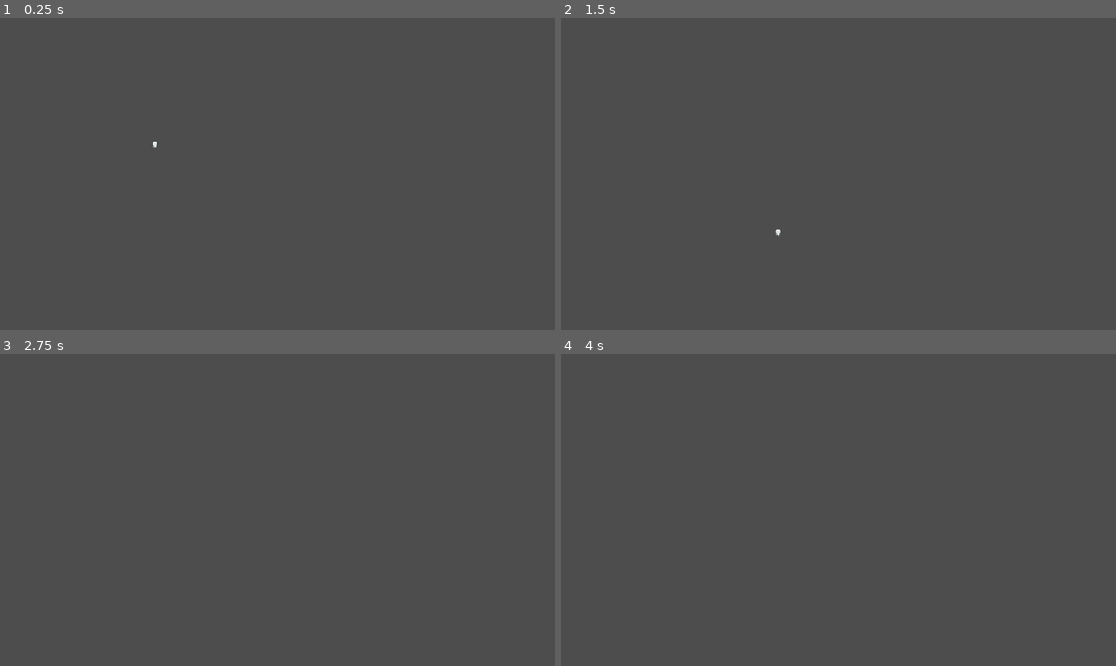
Above: before the commit, frames 1-4 (two rows, left to right).
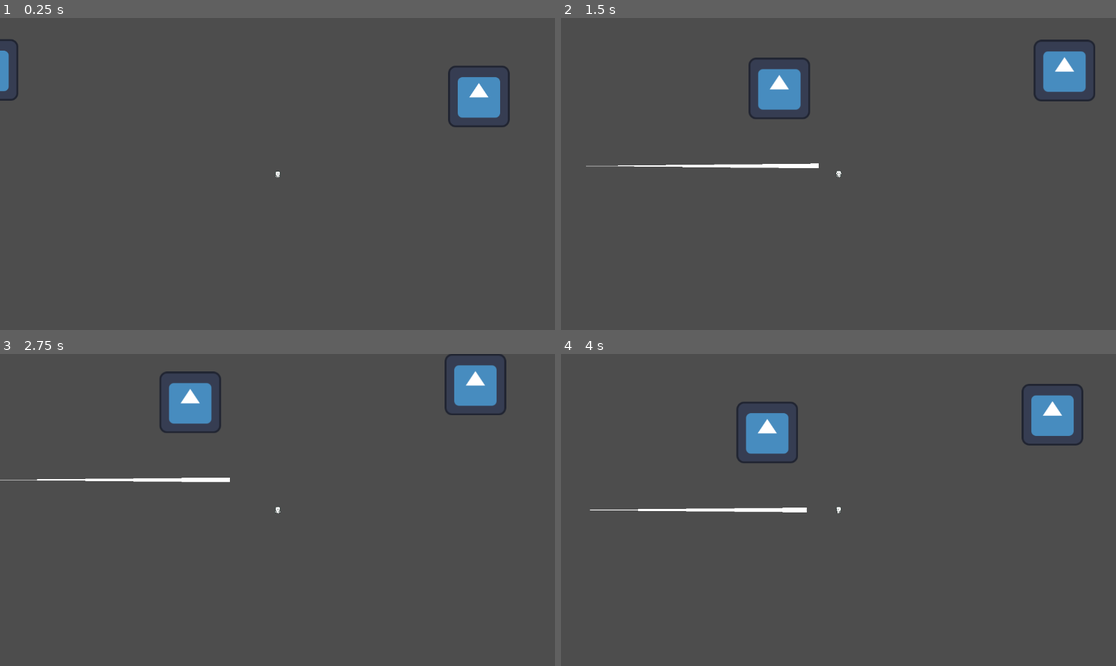
Above: after the commit, the same moments.

Repository: wilmercp28/CoRE-Project-Game
Game: Godot game, scene res://Scenes/game.tscn
Same seed, same stepped clock (60 frames per second), same inputs: the game is played once before the commit and once after it. The engine's default icon, where the game draws it, is replaced by a stand-in: a white triangle on a blue panel in a dark square.
Inputs:
- Up to frame 1 (0.25 s): no input
- Up to frame 2 (1.5 s): tap Enter (ui_accept) at 0.5, 1.35 s; hold Right (ui_right) 0.53-1.28 s; hold Enter (ui_accept) 0.53-1.28 s; hold Down (ui_down) from 1.28 s (still down)
- Up to frame 3 (2.75 s): tap Enter (ui_accept) at 1.52, 1.82 s; release Down (ui_down) at 2.03 s; hold Right (ui_right) from 2.03 s (still down); hold Enter (ui_accept) from 2.03 s (still down)
- Up to frame 4 (4 s): release Right (ui_right) at 2.78 s; release Enter (ui_accept) at 2.78 s; hold Up (ui_up) 2.78-3.53 s; tap Enter (ui_accept) at 2.85, 3.02, 3.32 s; hold Left (ui_left) from 3.53 s (still down); hold Enter (ui_accept) from 3.53 s (still down)

The runs differ from the first frame. In frame 1, 1.6% of the frame differs, in the area x 0-92%, y 6-52%; in frame 2, 3.0%, in the area x 4-97%, y 6-70%; in frame 3, 3.0%; in frame 4, 3.0%.
Error after the commit: Invalid call. Nonexistent function 'point_count' in base 'Line2D'. (res://Scripts/Entity.gd:66)

Commit message:
Dash Ability v1

Diff:
--- a/Scenes/game.tscn
+++ b/Scenes/game.tscn
@@ -1,8 +1,22 @@
-[gd_scene load_steps=2 format=3 uid="uid://oioiq0y8nmuk"]
+[gd_scene load_steps=3 format=3 uid="uid://oioiq0y8nmuk"]
 
 [ext_resource type="PackedScene" uid="uid://b5xql1kfiyvxu" path="res://Scenes/player.tscn" id="1_mvte5"]
+[ext_resource type="Texture2D" uid="uid://cgdgk5le8qbqa" path="res://icon.svg" id="2_m2lpe"]
 
 [node name="Game" type="Node2D"]
 
-[node name="CharacterBody2D" parent="." instance=ExtResource("1_mvte5")]
-position = Vector2(321, 262)
+[node name="Player" parent="." instance=ExtResource("1_mvte5")]
+
+[node name="Camara" type="Camera2D" parent="Player"]
+
+[node name="Icon" type="Sprite2D" parent="."]
+position = Vector2(418, -161)
+texture = ExtResource("2_m2lpe")
+
+[node name="Icon2" type="Sprite2D" parent="."]
+position = Vector2(-602, -216)
+texture = ExtResource("2_m2lpe")
+
+[node name="Icon3" type="Sprite2D" parent="."]
+position = Vector2(1010, -198)
+texture = ExtResource("2_m2lpe")
--- a/Scenes/player.tscn
+++ b/Scenes/player.tscn
@@ -392,10 +392,10 @@
 script = ExtResource("1_dvkjk")
 max_speed = 50.0
 acceleration = 2.0
-dash_distance = 50
-dash_timer = NodePath("Timer")
-
-[node name="AnimatedSprite2D" type="AnimatedSprite2D" parent="."]
+dash_distance = 500
+dash_timer = NodePath("Dash_Timer")
+
+[node name="sprite" type="AnimatedSprite2D" parent="."]
 sprite_frames = SubResource("SpriteFrames_1pbhn")
 animation = &"idle_down"
 autoplay = "idle_right"
@@ -404,5 +404,5 @@
 [node name="CollisionShape2D" type="CollisionShape2D" parent="."]
 shape = SubResource("RectangleShape2D_m8xof")
 
-[node name="Timer" type="Timer" parent="."]
+[node name="Dash_Timer" type="Timer" parent="."]
 one_shot = true
--- a/Scripts/Entity.gd
+++ b/Scripts/Entity.gd
@@ -1,5 +1,6 @@
 extends CharacterBody2D
 class_name Entity
+
 
 var direction: Vector2
 var last_direction:Vector2
@@ -12,16 +13,30 @@
 var dash_on_cooldown:bool
 @export var dash_timer: Timer
 @export var dash_cooldown:int = 5
-
+var dash_trail:Line2D
+var tween: Tween
+var is_dashing = false
 
 
 func _ready():
+	tween = get_tree().create_tween()
+	create_dash_trail()
 	direction = Vector2.ZERO
 	last_direction = direction
 	dash_timer.timeout.connect(_on_dash_timer_timeout)
 
+func create_dash_trail():
+	dash_trail = Line2D.new()
+	dash_trail.antialiased = true
+	var width_curve = Curve.new()
+	var num_points = 100
+	for i in range(num_points):
+		var t = i / float(num_points - 1)
+		width_curve.add_point(Vector2(t, lerp(0, 1, t)))
+	dash_trail.width_curve = width_curve
+
+
 func move(delta):
-	print(dash_on_cooldown)
 	if direction == Vector2.ZERO:
 		current_speed -= acceleration
 		current_speed = clamp(current_speed,0,max_speed)
@@ -37,10 +52,21 @@
 	if !dash_on_cooldown:
 		if direction != Vector2.ZERO:
 			dash_on_cooldown = true
-			velocity = last_direction * dash_distance * max_speed
-			move_and_slide()
+			var target_position = global_position + direction.normalized() * dash_distance
+			dash_trail.add_point(global_position)
+			var tween: Tween = get_tree().create_tween()
+			tween.tween_property(self, "global_position", target_position, 0.2)
+			tween.tween_callback(_end_of_dash)
 			dash_timer.start(dash_cooldown)
 
+func _end_of_dash():
+	dash_trail.add_point(global_position)
+	get_parent().add_child(dash_trail)
+
+	if dash_trail.point_count() > 1:
+		dash_trail.remove_point(0)
+
+
+
 func _on_dash_timer_timeout():
-	print("aaaaa")
 	dash_on_cooldown = false
--- a/Scripts/player.gd
+++ b/Scripts/player.gd
@@ -6,4 +6,3 @@
 	move(delta)
 	if Input.get_action_strength("ui_accept"):
 		do_dash()
-		dash_on_cooldown = false
